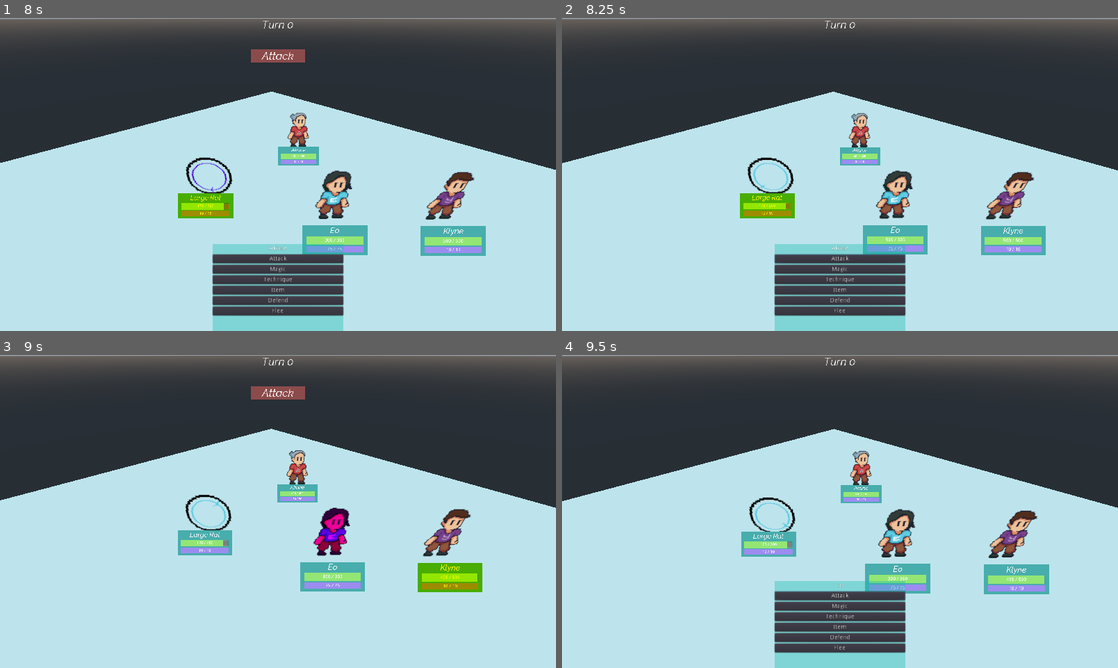
Above: before the commit, frames 1-4 (two rows, left to right).
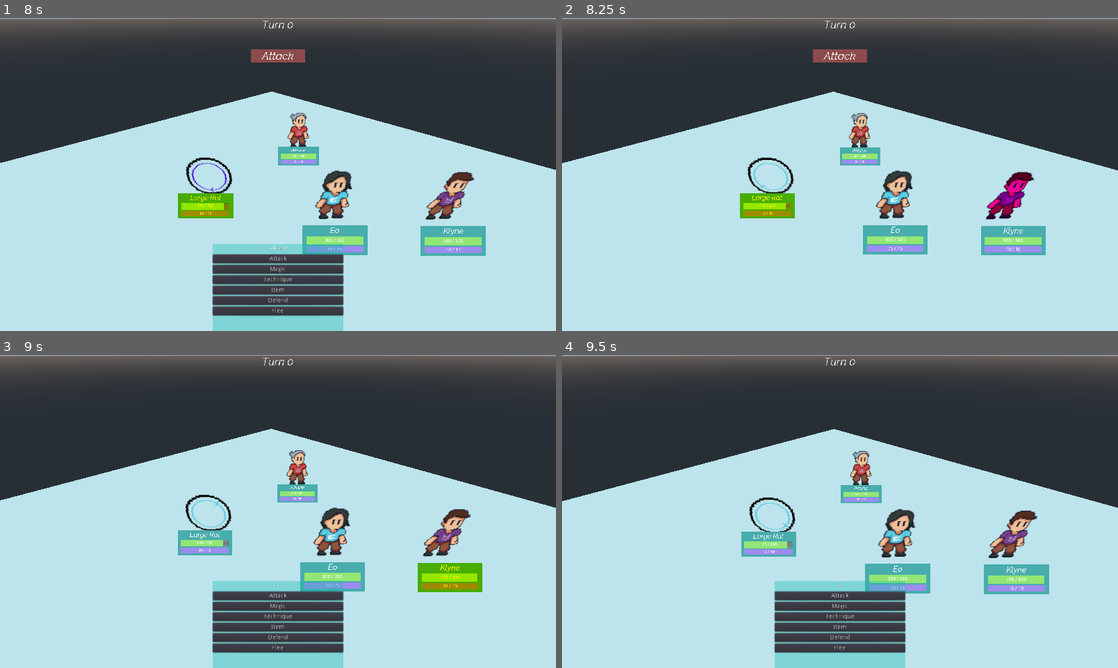
Above: after the commit, the same moments.

Repository: avsecam/aob
Game: Godot game, scene res://Scenes/Main.tscn
The game is run twice, just before and just after one commit, with the same random seed, the same clock (stepped at 60 frames per second) and the same inputs.
Inputs:
- Up to frame 1 (8 s): tap Enter (ui_accept) at 0.5, 0.77, 1.52, 3.02, 3.77, 4.52, 6.77, 7.52 s; hold Shift (sprint) 0.53-1.28 s; hold Up (ui_up) 0.53-2.03 s; tap Shift (sprint) at 1.35, 2.85, 4.35, 6.6 s; hold Shift (sprint) 2.03-2.78 s; hold Left (ui_left) 2.03-3.53 s; hold Down (ui_down) 3.53-4.28 s; hold Shift (sprint) 3.53-4.28 s; hold Right (ui_right) 4.28-5.03 s; hold Up (ui_up) 5.03-5.75 s; hold Shift (sprint) 5.03-5.75 s; click "Attack" at 5.75 s; hold Right (ui_right) from 6.53 s (still down); hold Shift (sprint) from 7.28 s (still down)
- Up to frame 2 (8.25 s): keep holding Right (ui_right); release Shift (sprint) at 8.03 s; tap Shift (sprint) at 8.1 s
- Up to frame 3 (9 s): tap Enter (ui_accept) at 8.27 s; release Right (ui_right) at 8.78 s; hold Down (ui_down) from 8.78 s (still down); hold Shift (sprint) from 8.78 s (still down)
- Up to frame 4 (9.5 s): keep holding Down (ui_down); keep holding Shift (sprint)

Frame 1 is identical in both runs. In frame 2, 7.4% of the frame differs, in the area x 38-85%, y 10-100%; in frame 3, 7.5%, in the area x 38-63%, y 10-100%; in frame 4, nothing differs.

Commit message:
Disable moving target selection after selecting a target

Diff:
--- a/Scenes/AutoLoad/Action/Magic.gd
+++ b/Scenes/AutoLoad/Action/Magic.gd
@@ -6,7 +6,8 @@
 	"offensive": true,
 	"targetType": GameData.TargetType.SINGLE,
 	"damageType": GameData.DamageType.FIRE,
-	"damageMultiplier": 1
+	"damageMultiplier": 1,
+	"resourceCost": 6
 }
 
 var magics: Dictionary = {
--- a/Scenes/Battle/Battle.gd
+++ b/Scenes/Battle/Battle.gd
@@ -43,6 +43,8 @@
 
 	if selectedTargets != []:
 		targets = selectedTargets
+		_refresh_target_selection()
+		inTargetSelect = false
 		_confirm_action()
 	else:
 		match(actionInfo["targetType"]):
@@ -55,9 +57,8 @@
 					targets.append_array(heroPositions)
 			GameData.TargetType.ALL:
 				targets.append_array(characterPositions)
-
-	_refresh_target_selection()
-	inTargetSelect = true
+		_refresh_target_selection()
+		inTargetSelect = true
 
 
 func _exit_target_select():
@@ -103,15 +104,16 @@
 	actionNameLabel.visible = true
 
 	for target in targets:
+		print(actionInfo)
 		target.get_child(0).affect(actionInfo)
 
 	combatOptions.subContainer.visible = false
 	combatOptions.clear_sub_container()
+	inTargetSelect = false
 	yield(get_tree().create_timer(0.7),"timeout")
 	actionNameLabel.text = ""
+	_exit_target_select()
 	actionNameLabel.visible = false
-	_exit_target_select()
-	yield(get_tree().create_timer(0.1),"timeout")
 	_next_turn()
 
 
--- a/Scenes/Battle/CombatCharacter.gd
+++ b/Scenes/Battle/CombatCharacter.gd
@@ -56,13 +56,12 @@
 		character.action()
 		return
 
-	var actionInfo: Dictionary = {
-		"source": character
-	}
+	var actionInfo: Dictionary
 
 	if action.text.to_lower() == "attack": # Attack
 		print("%s is attacking..." % characterStats.characterName)
 		actionInfo["name"] = "Attack"
+		actionInfo["source"] = character
 		actionInfo["offensive"] = true
 		actionInfo["targetType"] = GameData.TargetType.SINGLE
 		actionInfo["damageType"] = GameData.DamageType.PHYSICAL
@@ -70,22 +69,18 @@
 		emit_signal("attackReadied", actionInfo)
 
 	else:
-		var actionInfoRaw: Dictionary
 		match(category.to_lower()):
 			"magic":
 				print("%s is casting %s..." % [characterStats.characterName, action.text])
-				actionInfoRaw = Magic.magics[action.text.to_lower()]
-				actionInfo["damage"] = characterStats.attackElem * actionInfoRaw["damageMultiplier"]
+				actionInfo = Magic.magics[action.text.to_lower()]
+				actionInfo["damage"] = characterStats.attackElem * actionInfo["damageMultiplier"]
 
 			"technique":
 				print("%s is readying %s..." % [characterStats.characterName, action.text])
-				actionInfoRaw = Technique.techniques[action.text.to_lower()]
-				actionInfo["damage"] = characterStats.attackPhys * actionInfoRaw["damageMultiplier"]
+				actionInfo = Technique.techniques[action.text.to_lower()]
+				actionInfo["damage"] = characterStats.attackPhys * actionInfo["damageMultiplier"]
 
-		actionInfo["name"] = actionInfoRaw["name"]
-		actionInfo["offensive"] = actionInfoRaw["offensive"]
-		actionInfo["targetType"] = actionInfoRaw["targetType"]
-		actionInfo["damageType"] = actionInfoRaw["damageType"]
+		actionInfo["source"] = character
 
 		match(category.to_lower()):
 			"magic": emit_signal("magicReadied", actionInfo)
